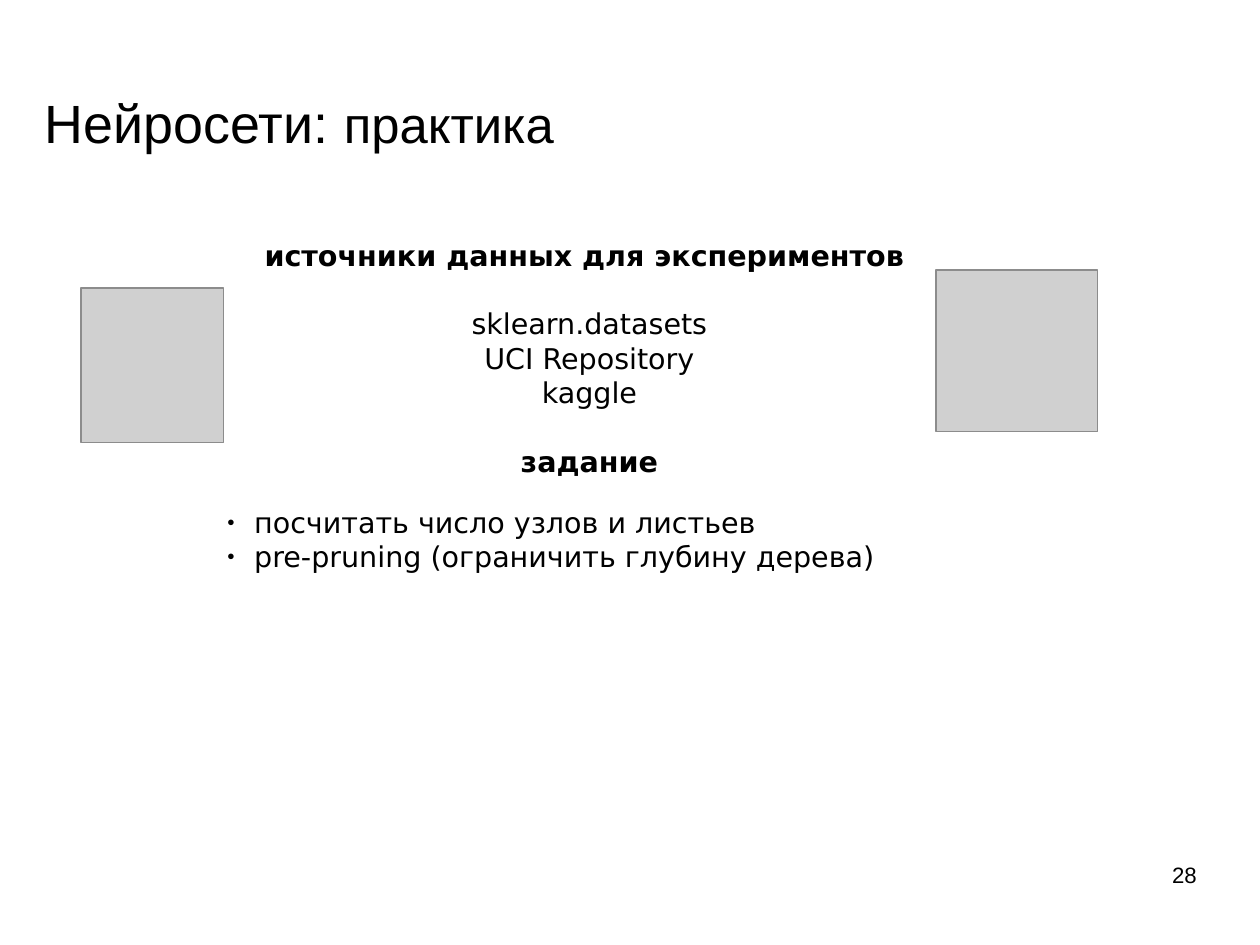
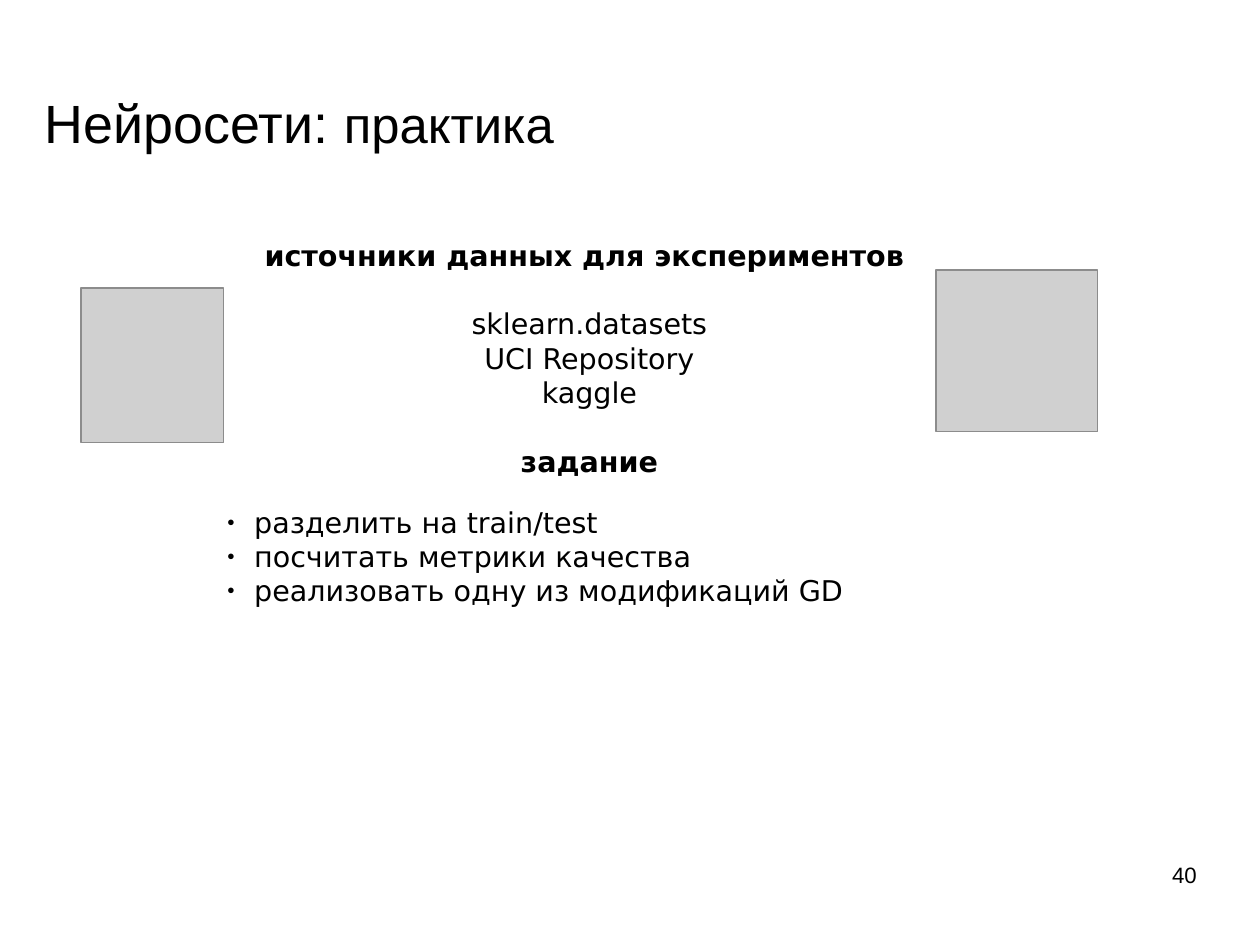
Before and after one commit to mechanoid5/ml_lectorium_legacy, a slide deck: slide 40 of 10-ann.odp (slide 28 before the commit). Drawn at 1260x945 pixels with LibreOffice and Linux fonts; fonts in the diff are those of the drawing; grey boxes stand for pictures; background and template pictures are left out. Boxes give left, top, right and bottom in pixels: in the first picture for what was removed or moved away, otherwise in the second. Text is boxed around its words. In the diff, an @@ line names an element or a change of style, - is before the commit and + after.

```diff
--- a/10-ann.odp
+++ b/10-ann.odp
@@ text at (x1=254, y1=511, x2=843, y2=607): text changed @@
-● посчитать число узлов и листьев
-● pre-pruning (ограничить глубину дерева)
+● разделить на train/test
+● посчитать метрики качества
+● реализовать одну из модификаций GD
@@ page number at (x1=1172, y1=867, x2=1197, y2=884): text changed @@
-28
+40
```
Also in this commit, not shown: 4 other slides changed, 13 slides added, 1 slide removed.
